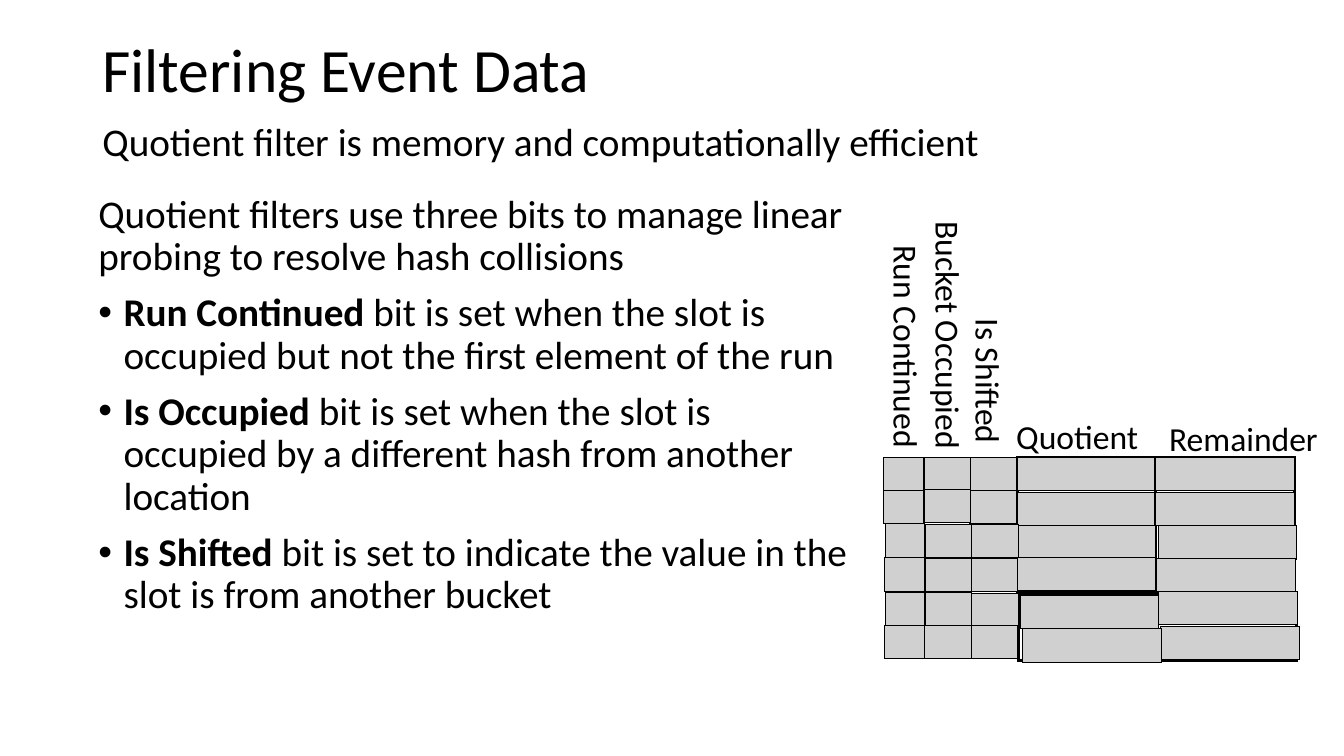
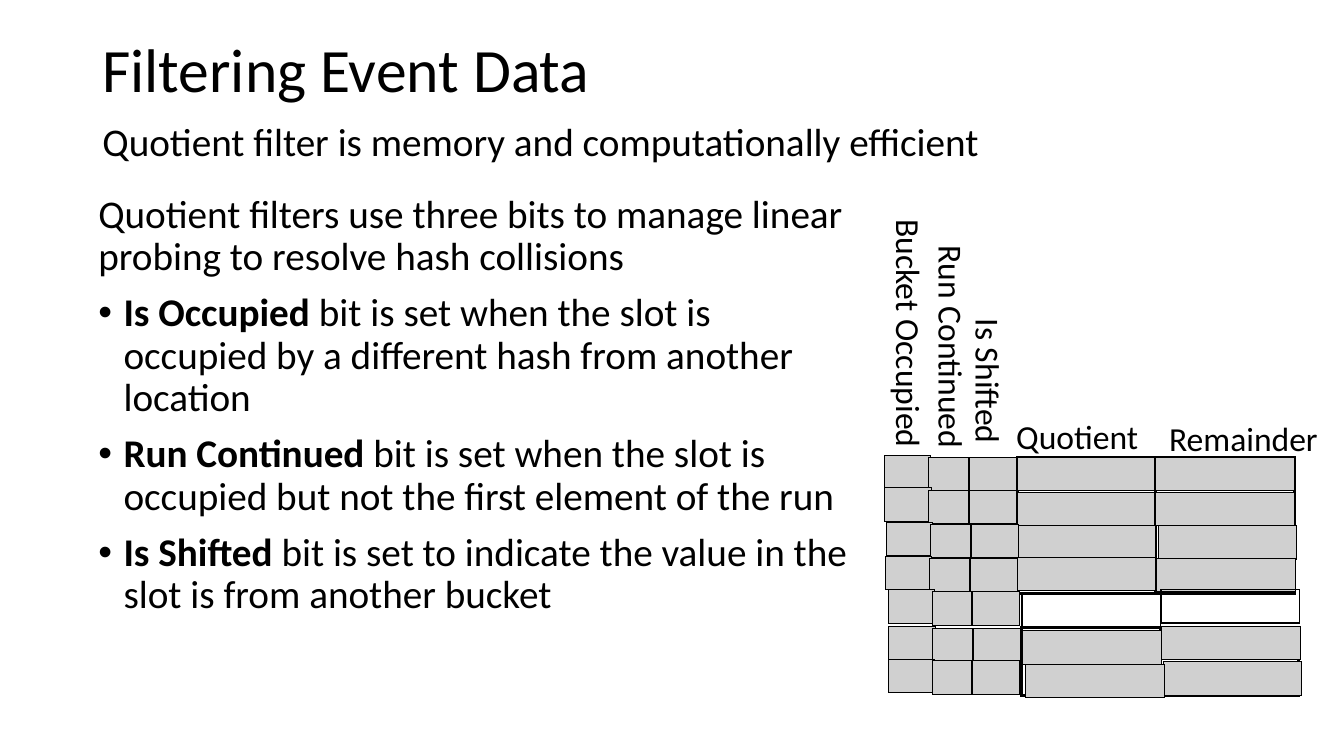
Before and after one commit to StephenElston/CSCI-E-108, a slide deck: slide 61 of slides/6_OnlineAnalytics_Part1.pptx (slide 60 before the commit). Drawn at 1344x756 pixels with LibreOffice and Linux fonts; fonts in the diff are those of the drawing; grey boxes stand for pictures. Boxes give left, top, right and bottom in pixels: in the first picture for what was removed or moved away, otherwise in the second. Text is boxed around its words. In the diff, an @@ line names an element or a change of style, - is before the commit and + after.

Commit message:
Typo corrections from lecture

```diff
--- a/slides/6_OnlineAnalytics_Part1.pptx
+++ b/slides/6_OnlineAnalytics_Part1.pptx
@@ text "Bucket Occupied": place and size @@
-text "Bucket Occupied" at box(927, 230, 968, 445)
+text "Bucket Occupied" at box(887, 229, 928, 443)
@@ text "Run Continued": place and size @@
-text "Run Continued" at box(885, 250, 926, 443)
+text "Run Continued" at box(930, 251, 971, 444)
@@ text at box(124, 298, 793, 412): paragraph added @@
+• Is Occupied bit is set when the slot is occupied by a different hash from another location
@@ text at box(124, 397, 793, 511): paragraph removed @@
-• Is Occupied bit is set when the slot is occupied by a different hash from another location
@@ picture: place and size @@
-picture at box(883, 457, 924, 490)
+picture at box(885, 456, 932, 489)
@@ picture: place and size @@
-picture at box(925, 458, 971, 491)
+picture at box(929, 458, 969, 491)
@@ picture: place and size @@
-picture at box(884, 490, 925, 523)
+picture at box(885, 488, 932, 521)
@@ picture: place and size @@
-picture at box(925, 490, 971, 523)
+picture at box(929, 491, 969, 524)
@@ picture: place and size @@
-picture at box(885, 524, 926, 558)
+picture at box(886, 522, 933, 556)
@@ picture: place and size @@
-picture at box(926, 524, 972, 558)
+picture at box(931, 524, 971, 558)
@@ picture: place and size @@
-picture at box(884, 558, 925, 591)
+picture at box(885, 557, 932, 590)
@@ picture: place and size @@
-picture at box(926, 559, 972, 592)
+picture at box(930, 559, 970, 592)
@@ picture: place and size @@
-picture at box(885, 593, 926, 626)
+picture at box(888, 590, 935, 623)
@@ picture: place and size @@
-picture at box(926, 593, 972, 626)
+picture at box(933, 592, 973, 625)
@@ picture removed at box(1020, 596, 1159, 629) @@
@@ rectangle added at box(1022, 594, 1162, 627), outline #000000 1 pt @@
@@ picture removed at box(1159, 591, 1299, 624) @@
@@ rectangle added at box(1162, 590, 1301, 623), outline #000000 1 pt @@
@@ picture: place and size @@
-picture at box(884, 625, 925, 658)
+picture at box(889, 627, 936, 660)
@@ picture: place and size @@
-picture at box(926, 625, 972, 658)
+picture at box(934, 629, 974, 662)
@@ picture: place and size @@
-picture at box(970, 626, 1017, 659)
+picture at box(974, 629, 1021, 662)
@@ rectangle: place and size @@
-rectangle at box(1019, 593, 1158, 660)
+rectangle at box(1021, 628, 1160, 696)
@@ rectangle: place and size @@
-rectangle at box(1157, 593, 1297, 660)
+rectangle at box(1160, 628, 1300, 696)
@@ picture added at box(888, 659, 935, 693) @@
@@ picture added at box(933, 661, 973, 695) @@
@@ picture added at box(973, 661, 1020, 695) @@
@@ picture added at box(1025, 664, 1165, 698) @@
@@ picture added at box(1164, 662, 1303, 696) @@
```
Also in this commit, not shown: 9 other slides changed, 1 slide added.
